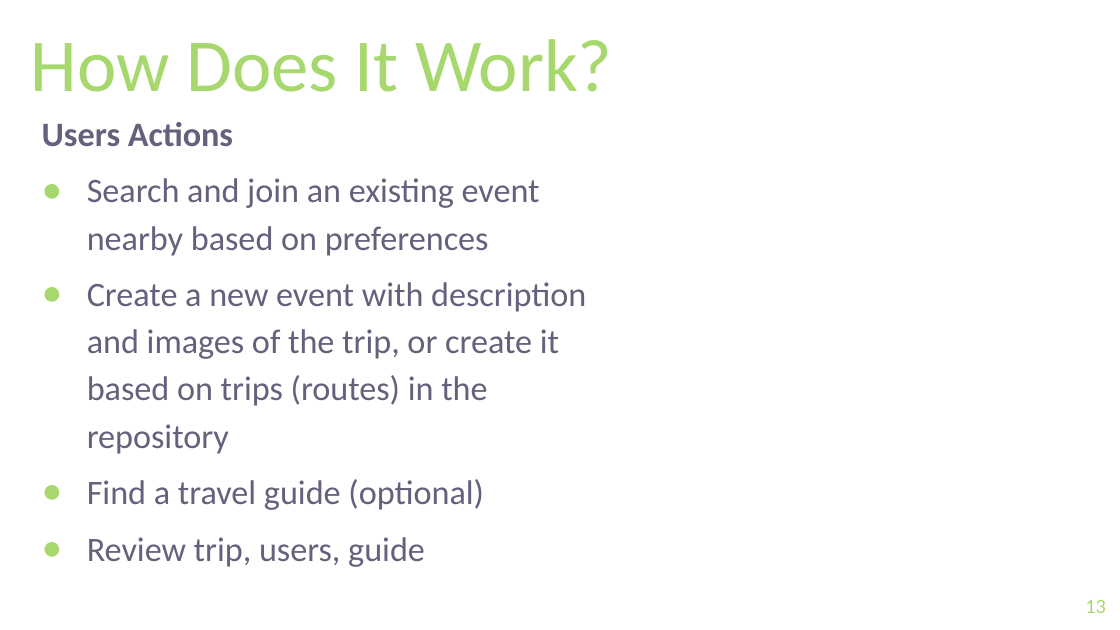
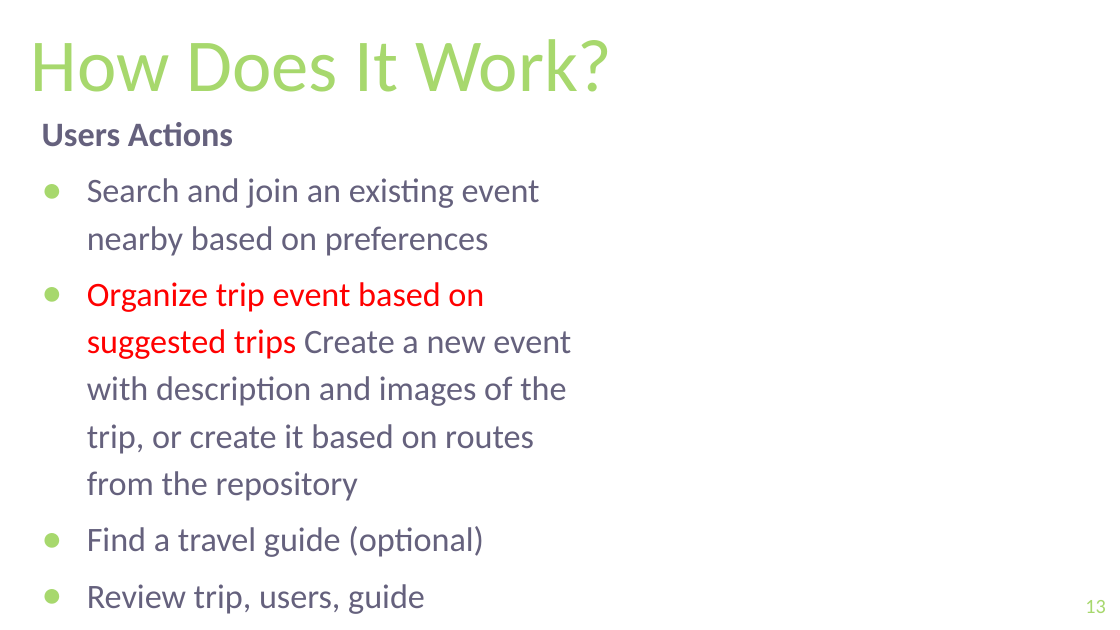
Before and after one commit to keremg/outsurfing, a slide deck: slide 13 of documents/Presentation_new.pptx. Drawn at 1120x630 pixels with LibreOffice and Linux fonts; fonts in the diff are those of the drawing; background and template pictures are left out. Boxes give left, top, right and bottom in pixels: in the first picture for what was removed or moved away, otherwise in the second. Text is boxed around its words. In the diff, an @@ line names an element or a change of style, - is before the commit and + after.

Commit message:
update ppt

```diff
--- a/documents/Presentation_new.pptx
+++ b/documents/Presentation_new.pptx
@@ text at [87,282,571,501]: text changed @@
-● Create a new event with description and images of the trip, or create it based on trips (routes) in the repository
+● Organize trip event based on suggested trips Create a new event with description and images of the trip, or create it based on routes from the repository
```
Also in this commit, not shown: 5 other slides changed, 1 slide added, 3 slides removed.
